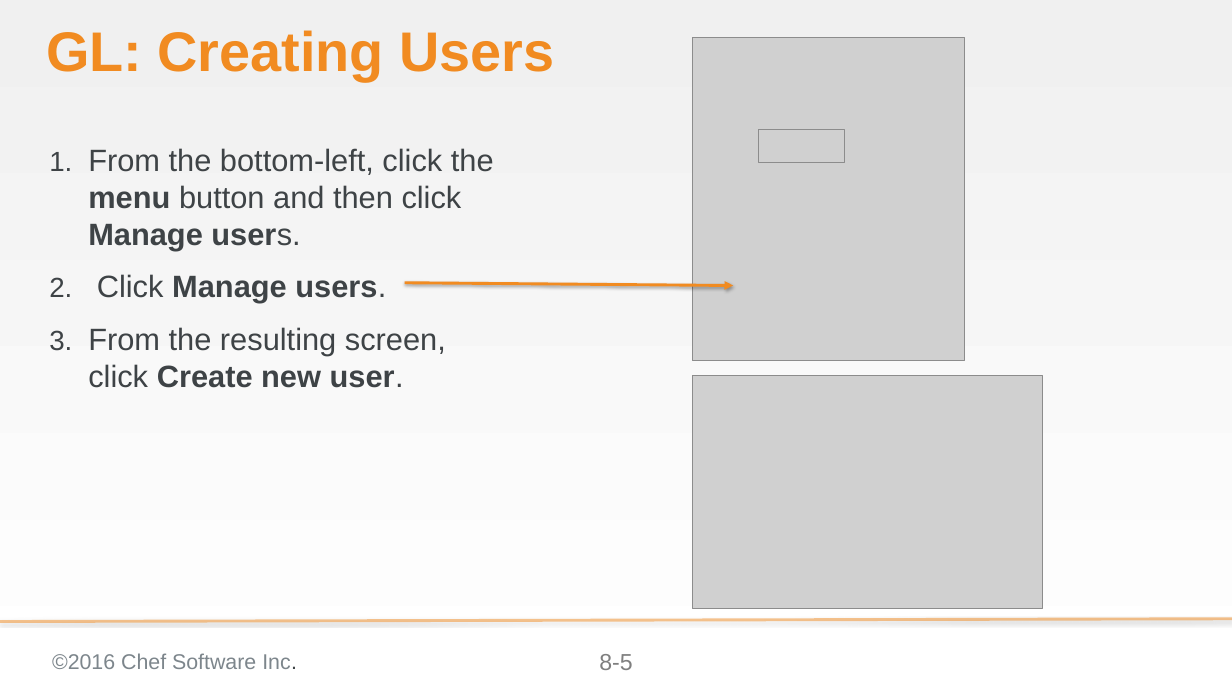
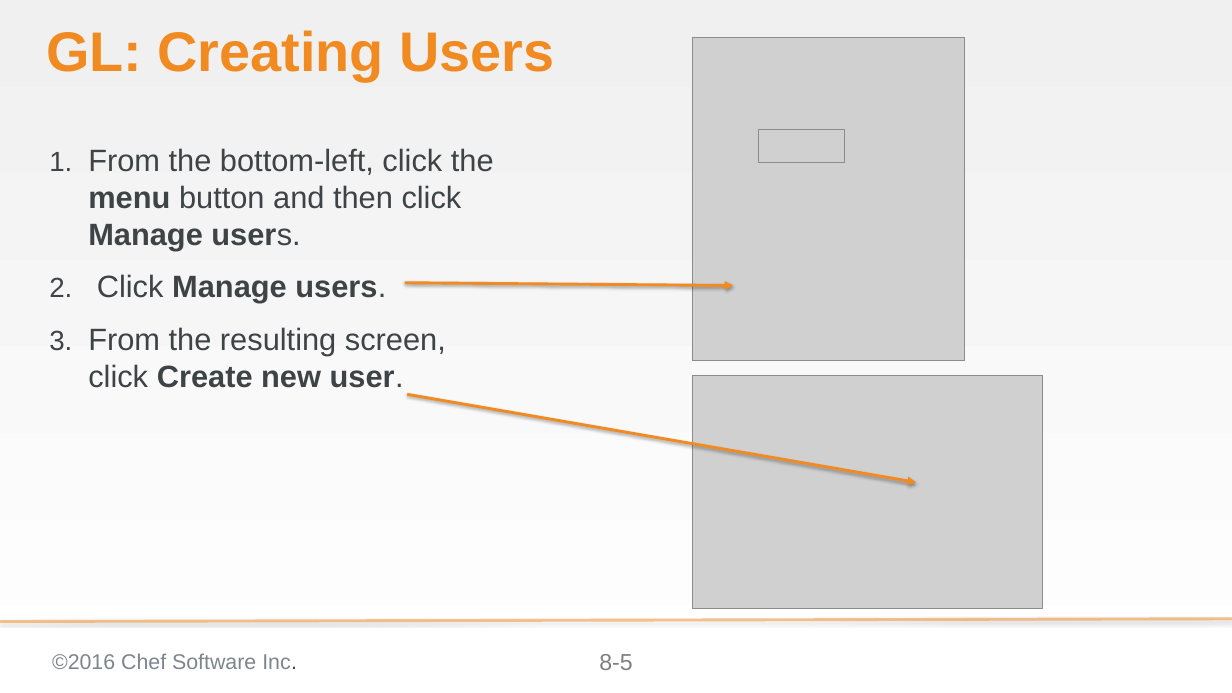
Before and after one commit to bchamby/chef-compliance-installation-configuration-operation, a slide deck: slide 5 of 08-permissions-orgs.pptx. Drawn at 1232x693 pixels with LibreOffice and Linux fonts; fonts in the diff are those of the drawing; grey boxes stand for pictures; background and template pictures are left out. Boxes give left, top, right and bottom in pixels: in the first picture for what was removed or moved away, otherwise in the second. Text is boxed around its words. In the diff, an @@ line names an element or a change of style, - is before the commit and + after.

Commit message:
Moved Discussion:Creating Users slide ahead to 8-6 Resolved all other TBDs from beta class

```diff
--- a/08-permissions-orgs.pptx
+++ b/08-permissions-orgs.pptx
@@ arrow added from (407, 394) to (916, 482), #F18B21 3 pt @@
```
Also in this commit, not shown: 3 other slides changed.
